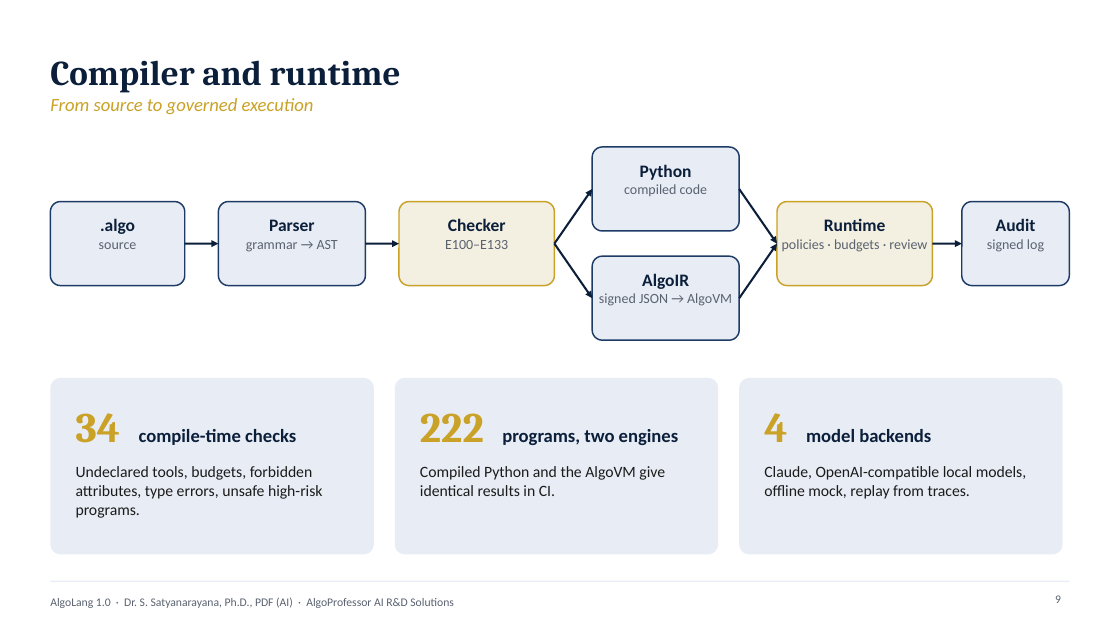
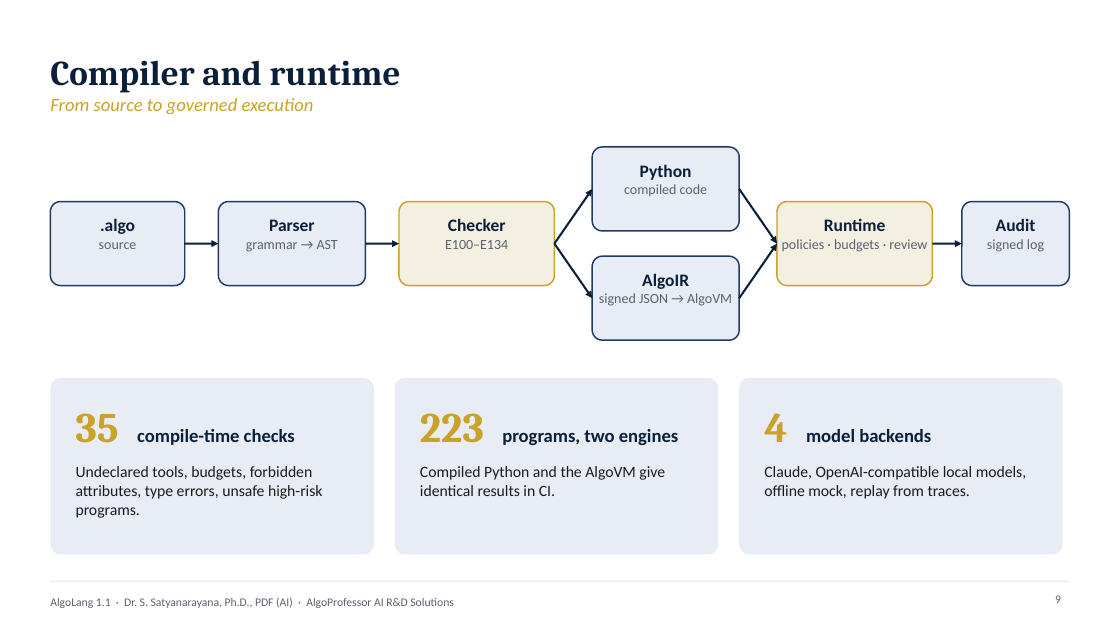
Before and after one commit to drssnaiml1-cell/algolang, a slide deck: slide 9 of docs/presentation/AlgoLang_Presentation.pptx. Drawn at 1120x630 pixels with LibreOffice and Linux fonts; fonts in the diff are those of the drawing. Boxes give left, top, right and bottom in pixels: in the first picture for what was removed or moved away, otherwise in the second. Text is boxed around its words. In the diff, an @@ line names an element or a change of style, - is before the commit and + after.

```diff
--- a/docs/presentation/AlgoLang_Presentation.pptx
+++ b/docs/presentation/AlgoLang_Presentation.pptx
@@ text at [445,240,508,249]: text changed @@
-E100–E133
+E100–E134
@@ text at [76,413,295,445]: text changed @@
-34 compile-time checks
+35 compile-time checks
@@ text at [420,413,679,445]: text changed @@
-222 programs, two engines
+223 programs, two engines
@@ text at [50,597,454,608]: text changed @@
-AlgoLang 1.0 · Dr. S. Satyanarayana, Ph.D., PDF (AI) · AlgoProfessor AI R&D Solutions
+AlgoLang 1.1 · Dr. S. Satyanarayana, Ph.D., PDF (AI) · AlgoProfessor AI R&D Solutions
```
Also in this commit, not shown: 33 other slides changed, 1 slide added, 31 other files.
